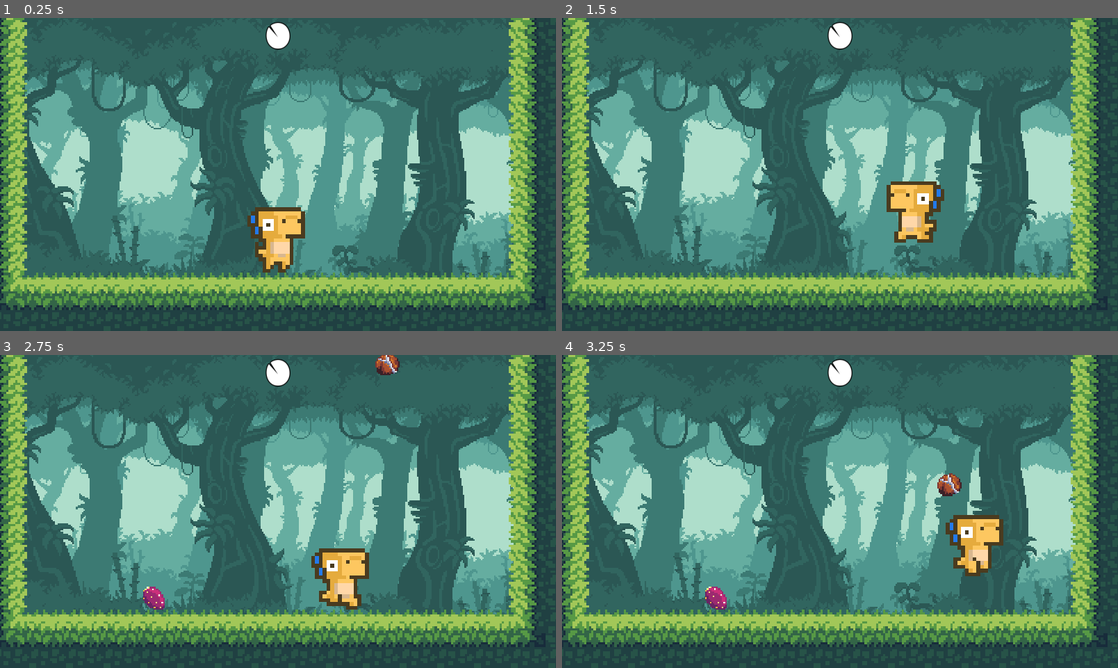
Above: before the commit, frames 1-4 (two rows, left to right).
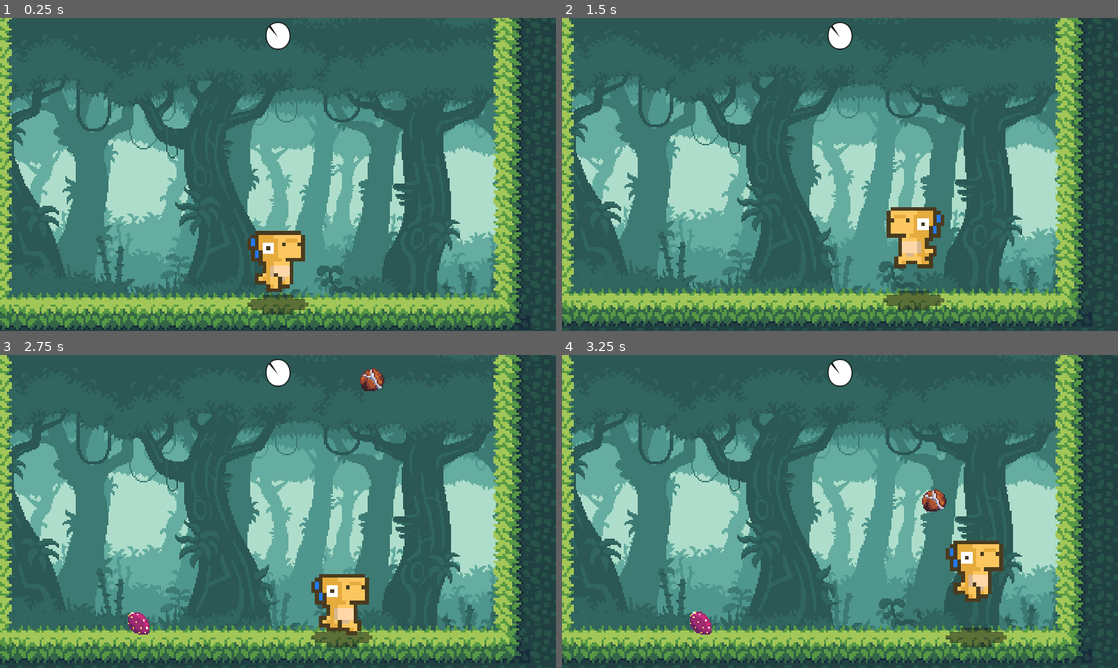
Above: after the commit, the same moments.

Repository: nikolai-in/dinos-birthday-cake
Game: Godot game, scene res://scenes/Main/Main.tscn
Two runs of this game, one before a commit and one after it. Both use one fixed random seed, a clock stepped at 60 frames per second and the inputs below.
Inputs (mouse positions are in pixels of both pictures, inside the frame that each line leads up to):
- Up to frame 1 (0.25 s): no input
- Up to frame 2 (1.5 s): move the mouse to (962, 158) at 0.52 s; hold D (move_right) 0.53-1.28 s; hold Space (jump) 0.53-1.28 s; click (962, 158) at 0.67 s; move the mouse to (728, 190) at 1.27 s; hold Left (move_left) from 1.28 s (still down); tap Space (jump) at 1.35 s; click (728, 190) at 1.42 s
- Up to frame 3 (2.75 s): tap Space (jump) at 1.52, 1.82 s; move the mouse to (333, 442) at 2.02 s; release Left (move_left) at 2.03 s; hold D (move_right) from 2.03 s (still down); hold Space (jump) from 2.03 s (still down); click (333, 442) at 2.17 s
- Up to frame 4 (3.25 s): keep holding D (move_right); move the mouse to (812, 574) at 2.77 s; release Space (jump) at 2.78 s; tap Space (jump) at 2.85, 3.02 s; click (812, 574) at 2.92 s

The runs differ from the first frame. In frame 1, 46% of the frame differs, in the area x 0-99%, y 0-100%; in frame 2, 45%; in frame 3, 46%, in the area x 0-99%, y 0-99%; in frame 4, 46%.

Commit message:
:sparkles: Done

Diff:
--- a/src/project.godot
+++ b/src/project.godot
@@ -36,8 +36,10 @@
 config/description="Cake is a lie!
 Happy birthday!"
 run/main_scene="res://scenes/Main/Main.tscn"
+boot_splash/image="res://dinos-birthday-cake-splash.png"
+boot_splash/bg_color=Color( 0.635294, 0.780392, 0.345098, 1 )
 config/icon="res://icon.png"
-config/macos_native_icon="res://dinos-birthday-cake.icns"
+config/macos_native_icon="res://icon.icns"
 config/windows_native_icon="res://icon.ico"
 
 [autoload]
@@ -80,6 +82,7 @@
 , Object(InputEventKey,"resource_local_to_scene":false,"resource_name":"","device":0,"alt":false,"shift":false,"control":false,"meta":false,"command":false,"pressed":false,"scancode":0,"physical_scancode":87,"unicode":0,"echo":false,"script":null)
 , Object(InputEventKey,"resource_local_to_scene":false,"resource_name":"","device":0,"alt":false,"shift":false,"control":false,"meta":false,"command":false,"pressed":false,"scancode":0,"physical_scancode":16777232,"unicode":0,"echo":false,"script":null)
 , Object(InputEventJoypadButton,"resource_local_to_scene":false,"resource_name":"","device":0,"button_index":0,"pressure":0.0,"pressed":false,"script":null)
+, Object(InputEventMouseButton,"resource_local_to_scene":false,"resource_name":"","device":0,"alt":false,"shift":false,"control":false,"meta":false,"command":false,"button_mask":0,"position":Vector2( 0, 0 ),"global_position":Vector2( 0, 0 ),"factor":1.0,"button_index":1,"pressed":false,"doubleclick":false,"script":null)
  ]
 }
 
@@ -99,4 +102,5 @@
 quality/driver/driver_name="GLES2"
 vram_compression/import_etc=true
 vram_compression/import_etc2=false
+vram_compression/import_pvrtc=true
 environment/default_environment="res://default_env.tres"
--- a/src/scenes/Fruit/Fruit.gd
+++ b/src/scenes/Fruit/Fruit.gd
@@ -6,5 +6,9 @@
 		Events.emit_signal("food_collected", self)
 
 
+func set_gravity(ungravity_scale: float) -> void:
+	self.gravity_scale = ungravity_scale
+
+
 func _ready() -> void:
 	$Sprite.texture.region = Rect2(randi() % 37 * 16, randi() % 6 * 16, 16, 16)
--- a/src/scenes/Fruit/Fruit.tscn
+++ b/src/scenes/Fruit/Fruit.tscn
@@ -11,7 +11,7 @@
 [sub_resource type="RectangleShape2D" id=4]
 extents = Vector2( 36, 43 )
 
-[node name="Fruit" type="RigidBody2D"]
+[node name="Fruit" type="RigidBody2D" groups=["fruits"]]
 collision_layer = 4
 collision_mask = 7
 gravity_scale = 9.0
--- a/src/scenes/Main/Main.tscn
+++ b/src/scenes/Main/Main.tscn
@@ -14,15 +14,32 @@
 [ext_resource path="res://scenes/Main/parallax background/plx-4.png" type="Texture" id=12]
 [ext_resource path="res://scenes/Main/parallax background/plx-1.png" type="Texture" id=13]
 [ext_resource path="res://scenes/Main/parallax background/plx-5.png" type="Texture" id=14]
-
-[sub_resource type="ConvexPolygonShape2D" id=1]
-points = PoolVector2Array( 16, 16, 0, 16, 0, 0, 16, 0 )
+[ext_resource path="res://scenes/player/shadow_2.png" type="Texture" id=15]
+[ext_resource path="res://scenes/Main/Shadow.gd" type="Script" id=16]
+
+[sub_resource type="ConvexPolygonShape2D" id=10]
+points = PoolVector2Array( 16, 16, 0, 16, 0, 8, 16, 8 )
+
+[sub_resource type="ConvexPolygonShape2D" id=13]
+points = PoolVector2Array( 16, 8, 4, 8, 4, 4, 16, 4 )
+
+[sub_resource type="ConvexPolygonShape2D" id=14]
+points = PoolVector2Array( 4, 8, 0, 8, 0, 4, 4, 4 )
 
 [sub_resource type="ConvexPolygonShape2D" id=2]
-points = PoolVector2Array( 16, 16, 0, 16, 0, 0, 16, 0 )
+points = PoolVector2Array( 16, 16, 0, 16, 0, 8, 16, 8 )
+
+[sub_resource type="ConvexPolygonShape2D" id=15]
+points = PoolVector2Array( 16, 8, 0, 8, 0, 4, 16, 4 )
 
 [sub_resource type="ConvexPolygonShape2D" id=3]
-points = PoolVector2Array( 16, 16, 0, 16, 0, 0, 16, 0 )
+points = PoolVector2Array( 16, 16, 0, 16, 0, 8, 16, 8 )
+
+[sub_resource type="ConvexPolygonShape2D" id=16]
+points = PoolVector2Array( 12, 8, 0, 8, 0, 4, 12, 4 )
+
+[sub_resource type="ConvexPolygonShape2D" id=17]
+points = PoolVector2Array( 16, 8, 12, 8, 12, 4, 16, 4 )
 
 [sub_resource type="ConvexPolygonShape2D" id=4]
 points = PoolVector2Array( 16, 16, 0, 16, 0, 0, 16, 0 )
@@ -33,8 +50,14 @@
 [sub_resource type="ConvexPolygonShape2D" id=6]
 points = PoolVector2Array( 16, 16, 0, 16, 0, 0, 16, 0 )
 
-[sub_resource type="ConvexPolygonShape2D" id=8]
-points = PoolVector2Array( 0, 0, 16, 0, 16, 16, 0, 16 )
+[sub_resource type="ConvexPolygonShape2D" id=11]
+points = PoolVector2Array( 16, 16, 0, 16, 0, 8, 16, 8 )
+
+[sub_resource type="ConvexPolygonShape2D" id=12]
+points = PoolVector2Array( 16, 16, 8, 16, 8, 0, 16, 0 )
+
+[sub_resource type="ConvexPolygonShape2D" id=18]
+points = PoolVector2Array( 8, 8, 4, 8, 4, 4, 8, 4 )
 
 [sub_resource type="TileSet" id=7]
 0/name = "jungle tileset.png 0"
@@ -47,14 +70,26 @@
 0/navigation_offset = Vector2( 0, 0 )
 0/shape_offset = Vector2( 0, 0 )
 0/shape_transform = Transform2D( 1, 0, 0, 1, 0, 0 )
-0/shape = SubResource( 1 )
+0/shape = SubResource( 10 )
 0/shape_one_way = false
 0/shape_one_way_margin = 1.0
 0/shapes = [ {
 "autotile_coord": Vector2( 0, 0 ),
 "one_way": false,
 "one_way_margin": 1.0,
-"shape": SubResource( 1 ),
+"shape": SubResource( 10 ),
+"shape_transform": Transform2D( 1, 0, 0, 1, 0, 0 )
+}, {
+"autotile_coord": Vector2( 0, 0 ),
+"one_way": false,
+"one_way_margin": 1.0,
+"shape": SubResource( 13 ),
+"shape_transform": Transform2D( 1, 0, 0, 1, 0, 0 )
+}, {
+"autotile_coord": Vector2( 0, 0 ),
+"one_way": false,
+"one_way_margin": 1.0,
+"shape": SubResource( 14 ),
 "shape_transform": Transform2D( 1, 0, 0, 1, 0, 0 )
 } ]
 0/z_index = 0
@@ -77,6 +112,12 @@
 "one_way_margin": 1.0,
 "shape": SubResource( 2 ),
 "shape_transform": Transform2D( 1, 0, 0, 1, 0, 0 )
+}, {
+"autotile_coord": Vector2( 0, 0 ),
+"one_way": false,
+"one_way_margin": 1.0,
+"shape": SubResource( 15 ),
+"shape_transform": Transform2D( 1, 0, 0, 1, 0, 0 )
 } ]
 1/z_index = 0
 2/name = "jungle tileset.png 2"
@@ -98,6 +139,18 @@
 "one_way_margin": 1.0,
 "shape": SubResource( 3 ),
 "shape_transform": Transform2D( 1, 0, 0, 1, 0, 0 )
+}, {
+"autotile_coord": Vector2( 0, 0 ),
+"one_way": false,
+"one_way_margin": 1.0,
+"shape": SubResource( 16 ),
+"shape_transform": Transform2D( 1, 0, 0, 1, 0, 0 )
+}, {
+"autotile_coord": Vector2( 0, 0 ),
+"one_way": false,
+"one_way_margin": 1.0,
+"shape": SubResource( 17 ),
+"shape_transform": Transform2D( 1, 0, 0, 1, 0, 0 )
 } ]
 2/z_index = 0
 3/name = "jungle tileset.png 3"
@@ -173,14 +226,26 @@
 6/navigation_offset = Vector2( 0, 0 )
 6/shape_offset = Vector2( 0, 0 )
 6/shape_transform = Transform2D( 1, 0, 0, 1, 0, 0 )
-6/shape = SubResource( 8 )
+6/shape = SubResource( 11 )
 6/shape_one_way = false
 6/shape_one_way_margin = 1.0
 6/shapes = [ {
 "autotile_coord": Vector2( 0, 0 ),
 "one_way": false,
 "one_way_margin": 1.0,
-"shape": SubResource( 8 ),
+"shape": SubResource( 11 ),
+"shape_transform": Transform2D( 1, 0, 0, 1, 0, 0 )
+}, {
+"autotile_coord": Vector2( 0, 0 ),
+"one_way": false,
+"one_way_margin": 1.0,
+"shape": SubResource( 12 ),
+"shape_transform": Transform2D( 1, 0, 0, 1, 0, 0 )
+}, {
+"autotile_coord": Vector2( 0, 0 ),
+"one_way": false,
+"one_way_margin": 1.0,
+"shape": SubResource( 18 ),
 "shape_transform": Transform2D( 1, 0, 0, 1, 0, 0 )
 } ]
 6/z_index = 0
@@ -248,7 +313,7 @@
 script = ExtResource( 3 )
 
 [node name="Column" type="VBoxContainer" parent="UI/DebugDock"]
-margin_right = 225.0
+margin_right = 14.0
 margin_bottom = 1080.0
 
 [node name="DebugPanel2" parent="UI/DebugDock/Column" instance=ExtResource( 4 )]
@@ -277,16 +342,35 @@
 align = 1
 script = ExtResource( 7 )
 
+[node name="Label" type="Label" parent="UI"]
+visible = false
+anchor_top = 1.0
+anchor_right = 1.0
+anchor_bottom = 1.0
+margin_top = -128.0
+custom_fonts/font = ExtResource( 6 )
+text = "Happy Birthday, Ксюмпель!"
+align = 1
+
 [node name="Level" type="TileMap" parent="."]
 scale = Vector2( 8, 8 )
 tile_set = SubResource( 7 )
 cell_size = Vector2( 16, 16 )
 collision_layer = 2
 format = 1
-tile_data = PoolIntArray( -3, 4, 0, -2, 4, 0, -1, 4, 0, -65536, 536 …(2062 unchanged characters)…
+tile_data = PoolIntArray( -196611, 4, 0, -196610, 4, 0, -196609, 4, 0, -262144, 4, 0, -262130, 4, 0, -262129, 4, 0, -262128, 4, 0, -262127, 4, 0, -131075, 4, 0, -131074, 4, 0, -131073, 4, 0, -196608, 4, 0, -196594, 4, 0, -196593, 4, 0, -196592, 4, 0, -196591, 4, 0, -65539, 4, 0, -65538, 4, 0, -65537, 4, 0, -131072, 1610612742, 0, -131058, 1073741830, 0, -131057, 4, 0, -131056, 4, 0, -131055, 4, 0, -3, 4, 0, -2, 4, 0, -1, 4, 0, -65536, 536 …(2062 unchanged characters)…
+
+[node name="Shadow" type="Sprite" parent="."]
+position = Vector2( 1040, 824 )
+scale = Vector2( 13.25, 13.25 )
+texture = ExtResource( 15 )
+script = ExtResource( 16 )
 
 [node name="Player" parent="." instance=ExtResource( 2 )]
-position = Vector2( 995, 757 )
+position = Vector2( 1048, 688 )
+__meta__ = {
+"_edit_group_": true
+}
 
 [node name="Camera2D" type="Camera2D" parent="Player"]
 offset = Vector2( 0, -200 )
--- /dev/null
+++ b/src/scenes/Main/Shadow.gd
@@ -0,0 +1,9 @@
+extends Sprite
+
+
+func _ready() -> void:
+	Events.connect("player_moved", self, "move_uder_player")
+
+
+func move_uder_player(player: KinematicBody2D) -> void:
+	position.x = player.position.x
--- a/src/scenes/UI/ScoreLabel.gd
+++ b/src/scenes/UI/ScoreLabel.gd
@@ -11,4 +11,6 @@
 func on_score_change(fruit: RigidBody2D) -> void:
 	score += 1 * fruit.mass
 	text = str(score)
+	if score >= 100:
+		$"../Label".show()
 	# fruit.queue_free()
--- a/src/scenes/player/Player.tscn
+++ b/src/scenes/player/Player.tscn
@@ -79,15 +79,12 @@
 } ]
 
 [sub_resource type="RectangleShape2D" id=15]
-extents = Vector2( 99, 110 )
+extents = Vector2( 99, 109.5 )
 
 [node name="Player" type="KinematicBody2D"]
 position = Vector2( 1, 2 )
 collision_mask = 14
 script = ExtResource( 7 )
-__meta__ = {
-"_edit_group_": true
-}
 
 [node name="AnimatedSprite" type="AnimatedSprite" parent="."]
 unique_name_in_owner = true
@@ -95,12 +92,11 @@
 scale = Vector2( 13.25, 13.25 )
 frames = SubResource( 14 )
 animation = "IDLE"
-frame = 3
 playing = true
 offset = Vector2( 1, -8 )
 
 [node name="CollisionShape2D" type="CollisionShape2D" parent="."]
-position = Vector2( -5, 9 )
+position = Vector2( -5, 8.5 )
 shape = SubResource( 15 )
 
 [node name="StateMachine" type="Node" parent="."]
--- a/src/scenes/player/States/Move.gd
+++ b/src/scenes/player/States/Move.gd
@@ -13,19 +13,28 @@
 var velocity: = Vector2.ZERO
 
 
-func unhandled_input(event: InputEvent) -> void:
-	if owner.is_on_floor() and event.is_action_pressed("jump"):
-		_state_machine.transition_to("Move/Air", { impulse = jump_impulse })
-	if get_move_direction()[0] == -1:
+func flip_sprite(move_direction: Vector2) -> void:
+	if move_direction.x < 0:
 		$"%AnimatedSprite".flip_h = true
-	elif get_move_direction()[0] == 1:
+	else:
 		$"%AnimatedSprite".flip_h = false
 
+
+func unhandled_input(event: InputEvent) -> void:
+	if owner.is_on_floor() and (event.is_action_pressed("jump") or event.device == -1):
+		_state_machine.transition_to("Move/Air", { impulse = jump_impulse })
 
 func physics_process(delta: float) -> void:
 	velocity = calculate_velocity(velocity, max_speed, acceleration, delta, get_move_direction())
 	velocity = owner.move_and_slide(velocity, owner.FLOOR_NORMAL)
 	Events.emit_signal("player_moved", owner)
+	flip_sprite(get_move_direction())
+
+	if Input.get_accelerometer().y < 0:
+		get_tree().call_group("fruits", "set_gravity", -20)
+	elif Input.get_accelerometer().y > 0:
+		get_tree().call_group("fruits", "set_gravity", 9)
+
 
 
 static func calculate_velocity(
@@ -46,7 +55,10 @@
 
 
 static func get_move_direction() -> Vector2:
-	return Vector2(
-		Input.get_action_strength("move_right") - Input.get_action_strength("move_left"),
-		1.0
-	)
+	if Input.get_accelerometer() == Vector3.ZERO:
+		return Vector2(
+			Input.get_action_strength("move_right") - Input.get_action_strength("move_left"),
+			1.0
+		)
+	else:
+		return Vector2(-Input.get_accelerometer().x, 1.0)
Binary file added: src/dinos-birthday-cake-splash.png
Not shown, added: src/dinos-birthday-cake-splash.png.import
Not shown: 1 places in src/scenes/Main/Main.tscn that only renumber resources
Binary file added: src/scenes/player/shadow_2.png
Not shown, added: src/scenes/player/shadow_2.png.import
Not shown, added: src/icon.icns
Not shown, changed: src/scenes/.DS_Store
